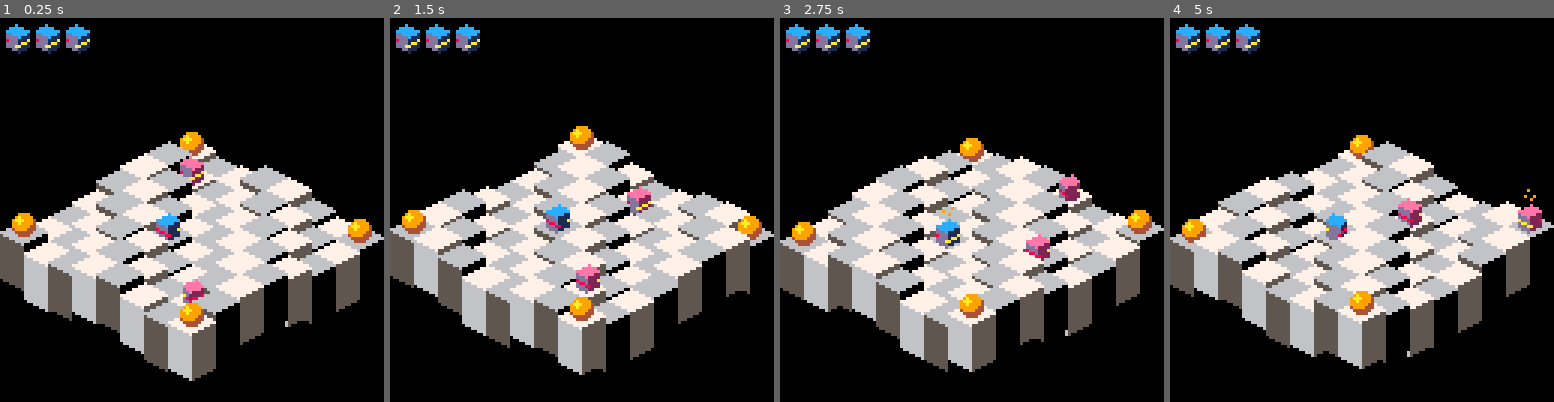
Above: before the commit, frames 1-4 (left to right).
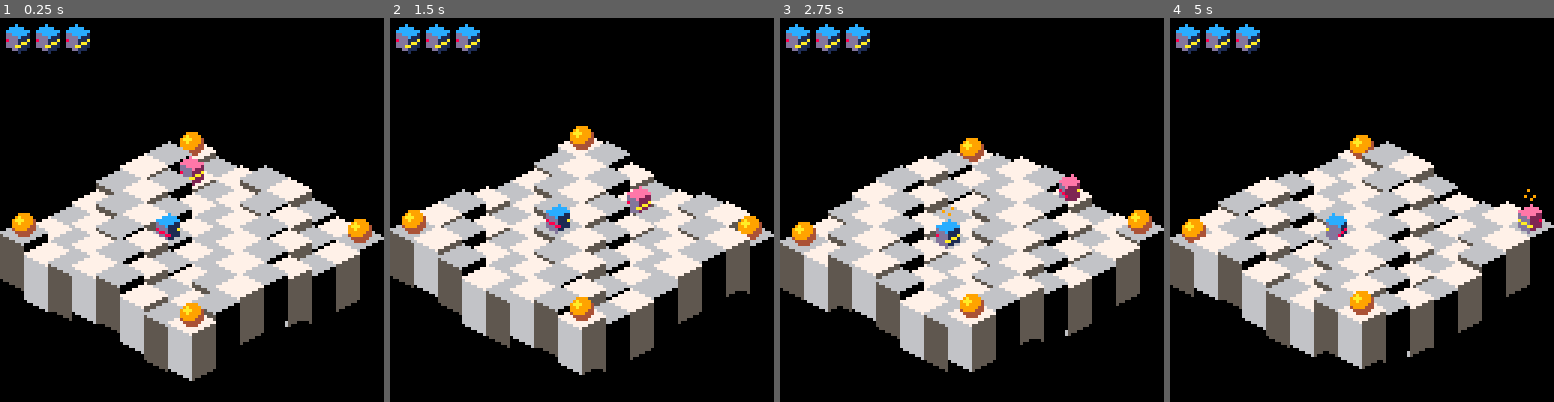
Above: after the commit, the same moments.

Repository: erwinbonsma/BumbleBotsPico8
Game: PICO-8 cartridge rolmops.p8
The game is run twice, just before and just after one commit, with the same random seed, the same clock (stepped at 60 frames per second) and the same inputs.
Inputs:
- Up to frame 1 (0.25 s): no input
- Up to frame 2 (1.5 s): no input
- Up to frame 3 (2.75 s): hold Right 1.6-2.1 s; hold Up 2.15-2.42 s; hold Right from 2.47 s (still down)
- Up to frame 4 (5 s): release Right at 3.03 s; hold Left 3.08-3.58 s; hold Down 3.63-3.97 s; hold Right 4.02-4.68 s; hold Up from 4.73 s (still down)

The runs differ from the first frame. In frame 1, 0.3% of the frame differs, in the area x 47-54%, y 67-75%; in frame 2, 0.4%, in the area x 48-55%, y 64-72%; in frame 3, 0.3%; in frame 4, 0.4%.

Commit message:
Moving to next level after level done
Currently still one level type, where the only variation point is the number of enemies.
Also added basic message_box function for displaying messages.

Diff:
--- a/rolmops.p8
+++ b/rolmops.p8
@@ -11,17 +11,26 @@
 
 map_unit={}
 
+-- class inheritance
 function extend(clz,baseclz)
  for k,v in pairs(baseclz) do
   clz[k]=v
  end
 end
 
+-- manhattan city distance
 function distance(unit1,unit2)
  return (
   abs(unit1.col-unit2.col)+
   abs(unit1.row-unit2.row)
  )
+end
+
+function message_box(msg)
+ local x=63-#msg*2
+ local y=61
+ rectfill(x,y-1,x+#msg*4,y+5,0)
+ print(msg,x+1,y,10)
 end
 
 function map_unit:new(_mapmodel,o)
@@ -633,13 +642,15 @@
  self.map_view.draw()
 end
 
-level1={}
-extend(level1,level)
-
-function level1:new(o)
+leveldef={}
+extend(leveldef,level)
+
+function leveldef:new(o)
  o=level.new(self,o)
  local o=setmetatable(o,self)
  self.__index=self
+
+ o.num_enemies=o.num_enemies or 1
 
  o:init_map(map_model:new())
 
@@ -651,20 +662,33 @@
  return o
 end
 
-function level1:reset()
+function leveldef:reset()
  level.reset(self)
  self:add_player(5,6)
- self:add_enemy(3,3,enemy:new(self.player))
- self:add_enemy(8,8,enemy:new(self.player))
+
+ local enemy_pos={
+  {3,3},{8,8},{3,8},{8,3}
+ }
+ for i=1,min(
+  self.num_enemies,#enemy_pos
+ ) do
+  self:add_enemy(
+   enemy_pos[i][1],
+   enemy_pos[i][2],
+   enemy:new(self.player)
+  )
+ end
 end
 
 function new_game()
  local me={}
 
  local anim=nil
+ local level_num=0
  local lives=3
- local level=level1:new()
  local pickups={}
+ local level=nil
+ local death_signalled
 
  function me.draw()
   level:draw()
@@ -689,10 +713,16 @@
    anim=nil
   end
 
+  death_signalled=false
+
   level:update(anim!=nil)
 
-  if me.death_signalled then
-   me:handle_death()
+  if (anim==nil) then
+   if #pickups==#level.pickups then
+    me:level_done()
+   elseif death_signalled then
+    me:handle_death()
+   end
   end
  end
 
@@ -701,7 +731,7 @@
  end
 
  function me.signal_death()
-  me.death_signalled=true
+  death_signalled=true
  end
 
  function me.handle_death()
@@ -711,14 +741,26 @@
   else
    anim=game_over_animation()
   end
-  me.death_signalled=false
  end
 
  function me.signal_pickup(pickup)
   add(pickups,pickup)
  end
 
- me.reset()
+ function me.level_done()
+  anim=level_done_animation()
+ end
+
+ function me.next_level()
+  level_num+=1
+  level=leveldef:new(
+   {num_enemies=level_num}
+  )
+  pickups={}
+  level:reset()
+ end
+
+ me.next_level()
 
  return me
 end --new_game()
@@ -744,8 +786,7 @@
  end
 
  function me.draw()
-  print("careful now",40,60,0)
-  print("careful now",41,61,8)
+  message_box("careful now")
  end
 
  return me
@@ -769,12 +810,36 @@
  end
 
  function me.draw()
-  print("game over",40,60,0)
-  print("game over",41,61,8)
+  message_box("game over")
  end
 
  return me
 end --game_over_animation
+
+function level_done_animation()
+ local me={}
+
+ local clk=0
+
+ function me.update()
+  clk+=1
+
+  if clk==1 then
+   --sfx(2)
+  end
+
+  if clk==100 then
+   game.next_level()
+   return true
+  end
+ end
+
+ function me.draw()
+  message_box("level completed!")
+ end
+
+ return me
+end --level_done_animation
 
 game=new_game()
 
